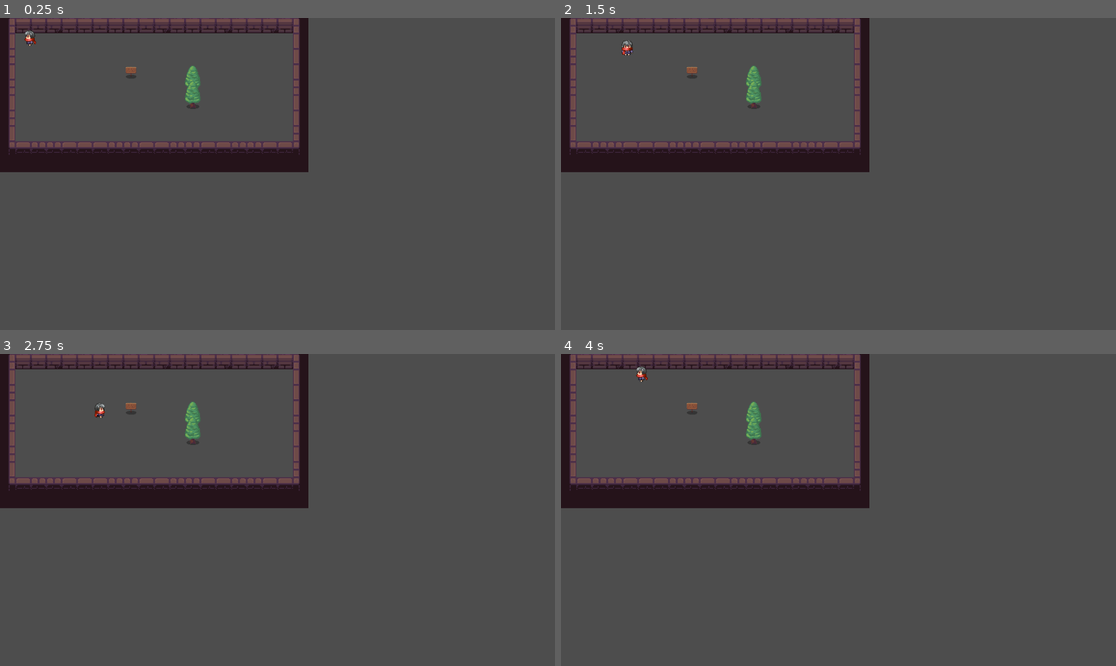
Above: before the commit, frames 1-4 (two rows, left to right).
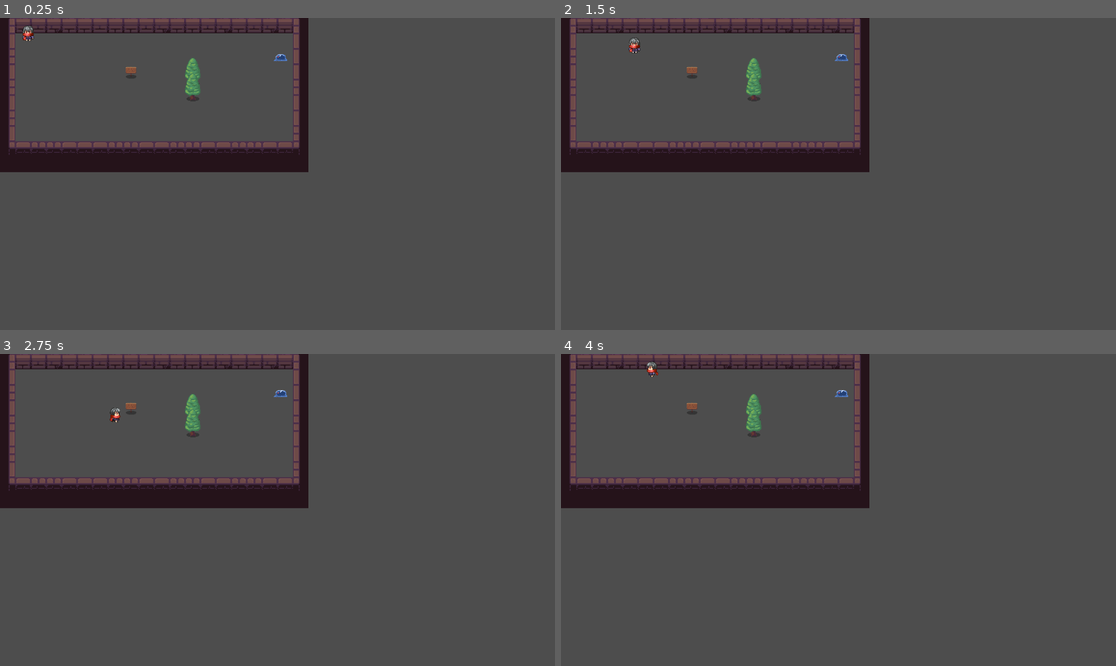
Above: after the commit, the same moments.

Repository: HearTh13/Godot-Project
Game: Godot game, scene res://Scene/World.tscn
Two runs of this game, one before a commit and one after it. Both use one fixed random seed, a clock stepped at 60 frames per second and the inputs below.
Inputs:
- Up to frame 1 (0.25 s): no input
- Up to frame 2 (1.5 s): tap Enter at 0.5 s; hold Right (ui_right) 0.53-1.28 s; hold Down (ui_down) from 1.28 s (still down)
- Up to frame 3 (2.75 s): release Down (ui_down) at 2.03 s; hold Right (ui_right) from 2.03 s (still down)
- Up to frame 4 (4 s): release Right (ui_right) at 2.78 s; hold Up (ui_up) 2.78-3.53 s; hold Left (ui_left) from 3.53 s (still down)

The runs differ from the first frame. In frame 1, 0.4% of the frame differs, in the area x 4-52%, y 2-29%; in frame 2, 0.4%; in frame 3, 0.4%; in frame 4, 0.4%, in the area x 13-52%, y 2-29%.

Commit message:
Added enemy in this game

Diff:
--- a/Entity/Player.tscn
+++ b/Entity/Player.tscn
@@ -204,17 +204,32 @@
 "speed": 5.0
 }]
 
-[sub_resource type="RectangleShape2D" id="RectangleShape2D_30up5"]
-size = Vector2(22.5, 8.5)
+[sub_resource type="CapsuleShape2D" id="CapsuleShape2D_on814"]
+radius = 8.0
+height = 18.0
+
+[sub_resource type="CircleShape2D" id="CircleShape2D_i2t02"]
+radius = 25.0
 
 [node name="Player" type="CharacterBody2D"]
+y_sort_enabled = true
+collision_layer = 3
 script = ExtResource("2_7mqvl")
 
 [node name="AnimatedSprite2D" type="AnimatedSprite2D" parent="."]
-position = Vector2(4, -5)
 sprite_frames = SubResource("SpriteFrames_bt0ix")
-animation = &"Walk_Side"
+animation = &"Idle_Front"
+offset = Vector2(0, -15)
 
 [node name="CollisionShape2D" type="CollisionShape2D" parent="."]
-position = Vector2(4.75, 6.75)
-shape = SubResource("RectangleShape2D_30up5")
+position = Vector2(1, -2)
+shape = SubResource("CapsuleShape2D_on814")
+
+[node name="PlayerHitbox" type="Area2D" parent="."]
+
+[node name="CollisionShape2D" type="CollisionShape2D" parent="PlayerHitbox"]
+position = Vector2(0, -14)
+shape = SubResource("CircleShape2D_i2t02")
+
+[connection signal="body_entered" from="PlayerHitbox" to="." method="_on_player_hitbox_body_entered"]
+[connection signal="body_exited" from="PlayerHitbox" to="." method="_on_player_hitbox_body_exited"]
--- /dev/null
+++ b/Entity/Slime.tscn
@@ -0,0 +1,195 @@
+[gd_scene load_steps=25 format=3 uid="uid://c6cfmhsxbk5r3"]
+
+[ext_resource type="Texture2D" uid="uid://cmmlc8ubg26eq" path="res://Assets/slime-Sheet.png" id="1_m3qm2"]
+[ext_resource type="Script" path="res://Script/Slime.gd" id="1_mb4il"]
+
+[sub_resource type="AtlasTexture" id="AtlasTexture_7yust"]
+atlas = ExtResource("1_m3qm2")
+region = Rect2(0, 25, 32, 25)
+
+[sub_resource type="AtlasTexture" id="AtlasTexture_fycs8"]
+atlas = ExtResource("1_m3qm2")
+region = Rect2(32, 25, 32, 25)
+
+[sub_resource type="AtlasTexture" id="AtlasTexture_35s1h"]
+atlas = ExtResource("1_m3qm2")
+region = Rect2(64, 25, 32, 25)
+
+[sub_resource type="AtlasTexture" id="AtlasTexture_fpkkk"]
+atlas = ExtResource("1_m3qm2")
+region = Rect2(96, 25, 32, 25)
+
+[sub_resource type="AtlasTexture" id="AtlasTexture_gwyuc"]
+atlas = ExtResource("1_m3qm2")
+region = Rect2(128, 25, 32, 25)
+
+[sub_resource type="AtlasTexture" id="AtlasTexture_s3fpv"]
+atlas = ExtResource("1_m3qm2")
+region = Rect2(0, 50, 32, 25)
+
+[sub_resource type="AtlasTexture" id="AtlasTexture_3nhpa"]
+atlas = ExtResource("1_m3qm2")
+region = Rect2(32, 50, 32, 25)
+
+[sub_resource type="AtlasTexture" id="AtlasTexture_6pqtm"]
+atlas = ExtResource("1_m3qm2")
+region = Rect2(64, 50, 32, 25)
+
+[sub_resource type="AtlasTexture" id="AtlasTexture_ljyvm"]
+atlas = ExtResource("1_m3qm2")
+region = Rect2(96, 50, 32, 25)
+
+[sub_resource type="AtlasTexture" id="AtlasTexture_twoty"]
+atlas = ExtResource("1_m3qm2")
+region = Rect2(128, 50, 32, 25)
+
+[sub_resource type="AtlasTexture" id="AtlasTexture_ymc6j"]
+atlas = ExtResource("1_m3qm2")
+region = Rect2(0, 0, 32, 25)
+
+[sub_resource type="AtlasTexture" id="AtlasTexture_alb6d"]
+atlas = ExtResource("1_m3qm2")
+region = Rect2(32, 0, 32, 25)
+
+[sub_resource type="AtlasTexture" id="AtlasTexture_myae8"]
+atlas = ExtResource("1_m3qm2")
+region = Rect2(64, 0, 32, 25)
+
+[sub_resource type="AtlasTexture" id="AtlasTexture_sai7x"]
+atlas = ExtResource("1_m3qm2")
+region = Rect2(96, 0, 32, 25)
+
+[sub_resource type="AtlasTexture" id="AtlasTexture_l6exh"]
+atlas = ExtResource("1_m3qm2")
+region = Rect2(128, 0, 32, 25)
+
+[sub_resource type="AtlasTexture" id="AtlasTexture_s74k3"]
+atlas = ExtResource("1_m3qm2")
+region = Rect2(160, 0, 32, 25)
+
+[sub_resource type="AtlasTexture" id="AtlasTexture_koya6"]
+atlas = ExtResource("1_m3qm2")
+region = Rect2(192, 0, 32, 25)
+
+[sub_resource type="AtlasTexture" id="AtlasTexture_wk7ta"]
+atlas = ExtResource("1_m3qm2")
+region = Rect2(224, 0, 32, 25)
+
+[sub_resource type="SpriteFrames" id="SpriteFrames_h0fui"]
+animations = [{
+"frames": [{
+"duration": 1.0,
+"texture": SubResource("AtlasTexture_7yust")
+}, {
+"duration": 1.0,
+"texture": SubResource("AtlasTexture_fycs8")
+}, {
+"duration": 1.0,
+"texture": SubResource("AtlasTexture_35s1h")
+}, {
+"duration": 1.0,
+"texture": SubResource("AtlasTexture_fpkkk")
+}, {
+"duration": 1.0,
+"texture": SubResource("AtlasTexture_gwyuc")
+}],
+"loop": true,
+"name": &"Attack",
+"speed": 6.0
+}, {
+"frames": [{
+"duration": 1.0,
+"texture": SubResource("AtlasTexture_s3fpv")
+}, {
+"duration": 1.0,
+"texture": SubResource("AtlasTexture_3nhpa")
+}, {
+"duration": 1.0,
+"texture": SubResource("AtlasTexture_6pqtm")
+}, {
+"duration": 1.0,
+"texture": SubResource("AtlasTexture_ljyvm")
+}, {
+"duration": 1.0,
+"texture": SubResource("AtlasTexture_twoty")
+}],
+"loop": true,
+"name": &"Dead",
+"speed": 6.0
+}, {
+"frames": [{
+"duration": 1.0,
+"texture": SubResource("AtlasTexture_ymc6j")
+}, {
+"duration": 1.0,
+"texture": SubResource("AtlasTexture_alb6d")
+}, {
+"duration": 1.0,
+"texture": SubResource("AtlasTexture_myae8")
+}, {
+"duration": 1.0,
+"texture": SubResource("AtlasTexture_sai7x")
+}],
+"loop": true,
+"name": &"Idle",
+"speed": 6.0
+}, {
+"frames": [{
+"duration": 1.0,
+"texture": SubResource("AtlasTexture_l6exh")
+}, {
+"duration": 1.0,
+"texture": SubResource("AtlasTexture_s74k3")
+}, {
+"duration": 1.0,
+"texture": SubResource("AtlasTexture_koya6")
+}, {
+"duration": 1.0,
+"texture": SubResource("AtlasTexture_wk7ta")
+}],
+"loop": true,
+"name": &"Walk",
+"speed": 6.0
+}]
+
+[sub_resource type="CircleShape2D" id="CircleShape2D_e2p6d"]
+radius = 69.0
+
+[sub_resource type="CircleShape2D" id="CircleShape2D_uwwdw"]
+
+[sub_resource type="CircleShape2D" id="CircleShape2D_1fff1"]
+radius = 20.025
+
+[node name="Slime" type="CharacterBody2D"]
+y_sort_enabled = true
+script = ExtResource("1_mb4il")
+
+[node name="AnimatedSprite2D" type="AnimatedSprite2D" parent="."]
+sprite_frames = SubResource("SpriteFrames_h0fui")
+animation = &"Idle"
+frame_progress = 0.0097823
+offset = Vector2(0, -8)
+
+[node name="DetectionArea" type="Area2D" parent="."]
+collision_layer = 2
+collision_mask = 2
+
+[node name="Collision" type="CollisionShape2D" parent="DetectionArea"]
+shape = SubResource("CircleShape2D_e2p6d")
+
+[node name="CollisionShape2D" type="CollisionShape2D" parent="."]
+position = Vector2(1, -3)
+shape = SubResource("CircleShape2D_uwwdw")
+
+[node name="EnemyHitbox" type="Area2D" parent="."]
+collision_layer = 2
+collision_mask = 2
+
+[node name="CollisionShape2D" type="CollisionShape2D" parent="EnemyHitbox"]
+position = Vector2(0, -1)
+shape = SubResource("CircleShape2D_1fff1")
+
+[connection signal="body_entered" from="DetectionArea" to="." method="_on_detection_area_body_entered"]
+[connection signal="body_exited" from="DetectionArea" to="." method="_on_detection_area_body_exited"]
+[connection signal="body_entered" from="EnemyHitbox" to="." method="_on_detection_area_body_entered"]
+[connection signal="body_exited" from="EnemyHitbox" to="." method="_on_detection_area_body_exited"]
--- a/Scene/World.tscn
+++ b/Scene/World.tscn
@@ -1,8 +1,9 @@
-[gd_scene load_steps=7 format=3 uid="uid://dah5dphfgkh72"]
+[gd_scene load_steps=8 format=3 uid="uid://dah5dphfgkh72"]
 
 [ext_resource type="Texture2D" uid="uid://p0lqtdvdpr5n" path="res://Assets/Dungeon_Tileset.png" id="1_0e0gw"]
 [ext_resource type="PackedScene" uid="uid://c8pnqpx6je86j" path="res://Entity/Player.tscn" id="2_myq4v"]
-[ext_resource type="Texture2D" uid="uid://bn6mklwjs1ocx" path="res://Assets/RPG Nature Tileset.png" id="2_wgvf4"]
+[ext_resource type="Texture2D" uid="uid://bn6mklwjs1ocx" path="res://Assets/RPG Nature Tileset.png" id="2_v35uu"]
+[ext_resource type="PackedScene" uid="uid://c6cfmhsxbk5r3" path="res://Entity/Slime.tscn" id="3_6yk0a"]
 
 [sub_resource type="TileSetAtlasSource" id="TileSetAtlasSource_2wvda"]
 texture = ExtResource("1_0e0gw")
@@ -309,31 +310,21 @@
 9:9/0/physics_layer_0/angular_velocity = 0.0
 
 [sub_resource type="TileSetAtlasSource" id="TileSetAtlasSource_w4m8h"]
-texture = ExtResource("2_wgvf4")
+texture = ExtResource("2_v35uu")
 texture_region_size = Vector2i(32, 32)
-0:0/0 = 0
-0:0/0/y_sort_origin = 5
-0:0/0/physics_layer_0/linear_velocity = Vector2(0, 0)
-0:0/0/physics_layer_0/angular_velocity = 0.0
-1:0/0 = 0
-1:0/0/y_sort_origin = 5
-1:0/0/physics_layer_0/linear_velocity = Vector2(0, 0)
-1:0/0/physics_layer_0/angular_velocity = 0.0
-1:0/0/physics_layer_0/polygon_0/points = PackedVector2Array(-4.625, -16, 4.25, -16, 6.01041, 10.5624, -6.25, 10.4375)
 2:0/0 = 0
 2:0/0/y_sort_origin = 5
 2:0/0/physics_layer_0/linear_velocity = Vector2(0, 0)
 2:0/0/physics_layer_0/angular_velocity = 0.0
-2:0/0/physics_layer_0/polygon_0/points = PackedVector2Array(-0.787451, 2.99231, 0.629961, 2.99231, 0.668173, 9.35443, -0.62996, 9.6069)
+2:0/0/physics_layer_0/polygon_0/points = PackedVector2Array(-4.25, 3.125, 4.25, 2.375, 4.75, 9.625, -4, 9.875)
 3:0/0 = 0
-3:0/0/y_sort_origin = 5
 3:0/0/physics_layer_0/linear_velocity = Vector2(0, 0)
 3:0/0/physics_layer_0/angular_velocity = 0.0
 4:0/0 = 0
 4:0/0/y_sort_origin = 5
 4:0/0/physics_layer_0/linear_velocity = Vector2(0, 0)
 4:0/0/physics_layer_0/angular_velocity = 0.0
-4:0/0/physics_layer_0/polygon_0/points = PackedVector2Array(-12.9142, 2.83482, 13.3867, 2.51984, 12.1267, 7.40204, -11.8118, 7.71702)
+4:0/0/physics_layer_0/polygon_0/points = PackedVector2Array(11.75, 4.625, 8.5, 10.125, -9.25, 9.875, -11.5, 4.625, -1.25, 4.875)
 15:0/0 = 0
 15:0/0/physics_layer_0/linear_velocity = Vector2(0, 0)
 15:0/0/physics_layer_0/angular_velocity = 0.0
@@ -349,22 +340,12 @@
 19:0/0 = 0
 19:0/0/physics_layer_0/linear_velocity = Vector2(0, 0)
 19:0/0/physics_layer_0/angular_velocity = 0.0
-0:1/0 = 0
-0:1/0/y_sort_origin = 5
-0:1/0/physics_layer_0/linear_velocity = Vector2(0, 0)
-0:1/0/physics_layer_0/angular_velocity = 0.0
-0:1/0/physics_layer_0/polygon_0/points = PackedVector2Array(-4.625, -16, 4.25, -16, 6.01041, 10.5624, -6.25, 10.4375)
-1:1/0 = 0
-1:1/0/y_sort_origin = 5
-1:1/0/physics_layer_0/linear_velocity = Vector2(0, 0)
-1:1/0/physics_layer_0/angular_velocity = 0.0
-1:1/0/physics_layer_0/polygon_0/points = PackedVector2Array(-10.7093, 3.77976, 10.7093, 3.77976, 10.7093, 9.6069, 4.56721, 12.9142, -3.46478, 12.4417, -9.92188, 9.6069)
 2:1/0 = 0
+2:1/0/y_sort_origin = 10
 2:1/0/physics_layer_0/linear_velocity = Vector2(0, 0)
 2:1/0/physics_layer_0/angular_velocity = 0.0
-2:1/0/physics_layer_0/polygon_0/points = PackedVector2Array(-10.7093, 3.77976, 10.7093, 3.77976, 10.7093, 9.6069, 4.56721, 12.9142, -3.46478, 12.4417, -9.92188, 9.6069)
+2:1/0/physics_layer_0/polygon_0/points = PackedVector2Array(11.75, 4.625, 7.75, 12.375, -7.75, 12.875, -11.5, 4.625, -1.25, 6.625)
 3:1/0 = 0
-3:1/0/y_sort_origin = 5
 3:1/0/physics_layer_0/linear_velocity = Vector2(0, 0)
 3:1/0/physics_layer_0/angular_velocity = 0.0
 15:1/0 = 0
@@ -769,6 +750,23 @@
 19:8/0 = 0
 19:8/0/physics_layer_0/linear_velocity = Vector2(0, 0)
 19:8/0/physics_layer_0/angular_velocity = 0.0
+4:1/0 = 0
+4:1/0/y_sort_origin = 5
+4:1/0/physics_layer_0/linear_velocity = Vector2(0, 0)
+4:1/0/physics_layer_0/angular_velocity = 0.0
+4:1/0/physics_layer_0/polygon_0/points = PackedVector2Array(11.75, 4.625, 7.75, 12.375, -7.75, 12.875, -11.5, 4.625, -1.25, 6.625)
+0:0/size_in_atlas = Vector2i(1, 2)
+0:0/0 = 0
+0:0/0/y_sort_origin = 20
+0:0/0/physics_layer_0/linear_velocity = Vector2(0, 0)
+0:0/0/physics_layer_0/angular_velocity = 0.0
+0:0/0/physics_layer_0/polygon_0/points = PackedVector2Array(-5.75, 16, 6.75, 16, 6.75, 25.625, -5.75, 25.875)
+1:0/size_in_atlas = Vector2i(1, 2)
+1:0/0 = 0
+1:0/0/y_sort_origin = 20
+1:0/0/physics_layer_0/linear_velocity = Vector2(0, 0)
+1:0/0/physics_layer_0/angular_velocity = 0.0
+1:0/0/physics_layer_0/polygon_0/points = PackedVector2Array(-4.75, -32.375, 5.5, -32.125, 6.75, 25.625, -5.75, 25.875)
 
 [sub_resource type="TileSet" id="TileSet_giwd3"]
 tile_size = Vector2i(32, 32)
@@ -777,6 +775,7 @@
 sources/4 = SubResource("TileSetAtlasSource_w4m8h")
 
 [node name="World" type="Node2D"]
+y_sort_enabled = true
 
 [node name="TileMap" type="TileMap" parent="."]
 y_sort_enabled = true
@@ -785,8 +784,10 @@
 layer_0/name = "Ground"
 layer_0/enabled = false
 layer_0/y_sort_enabled = true
+layer_0/navigation_enabled = false
 layer_0/tile_data = PackedInt32Array(0, 458755, 0, 65536, 65539, 1, 131072, 65539, 2, 1, 524291, 0, 65537, 65539, 1, 13 …(3213 unchanged characters)…
 layer_1/name = "Walls"
+layer_1/navigation_enabled = false
 layer_1/tile_data = PackedInt32Array(0, 3, 0, 1, 65539, 0, 2, 131075, 0, 3, 196611, 0, 4, 262147, 0, 5, 65539, 0, 6, 13 …(1177 unchanged characters)…
 layer_2/name = "YSort"
 layer_2/y_sort_enabled = true
@@ -794,3 +795,6 @@
 
 [node name="Player" parent="." instance=ExtResource("2_myq4v")]
 position = Vector2(58, 47)
+
+[node name="Slime" parent="." instance=ExtResource("3_6yk0a")]
+position = Vector2(582, 86)
--- a/Script/Player.gd
+++ b/Script/Player.gd
@@ -1,6 +1,11 @@
 extends CharacterBody2D
 
-const speed = 100
+var enemy_inattack_range = false
+var enemy_attack_cooldown = true
+var health = 100
+var player_alive = true
+
+const speed = 125
 var current_dir = "none"
 
 func _physics_process(delta):
@@ -62,3 +67,18 @@
 			anim.play("Walk_Front")
 		elif movement == 0:
 			anim.play("Idle_Front")
+
+func player():
+	pass
+
+func _on_player_hitbox_body_entered(body):
+	if body.has_method("enemy"):
+		enemy_inattack_range = true
+
+func _on_player_hitbox_body_exited(body):
+	if body.has_method("enemy"):
+		enemy_inattack_range = false
+
+
+func enemy_attack():
+	pass
--- /dev/null
+++ b/Script/Slime.gd
@@ -0,0 +1,32 @@
+extends CharacterBody2D
+
+var speed = 45
+var player_chase = false
+var player = null
+
+func _physics_process(delta):
+	if player_chase:
+		position += (player.position - position)/speed
+
+		$AnimatedSprite2D.play("Walk")
+
+		if(player.position.x - position.x):
+			$AnimatedSprite2D.flip_h = true
+		else:
+			$AnimatedSprite2D.flip_h = false
+
+	else:
+		$AnimatedSprite2D.play("Idle")
+
+
+func _on_detection_area_body_entered(body):
+	player = body
+	player_chase = true
+
+
+func _on_detection_area_body_exited(body):
+	player = null
+	player_chase = false
+
+func enemy():
+	pass
Binary file changed: Assets/RPG Nature Tileset.png
Binary file added: Assets/slime-Sheet.png
Not shown, added: Assets/slime-Sheet.png.import
Not shown: 1 places in Entity/Player.tscn that only renumber resources
